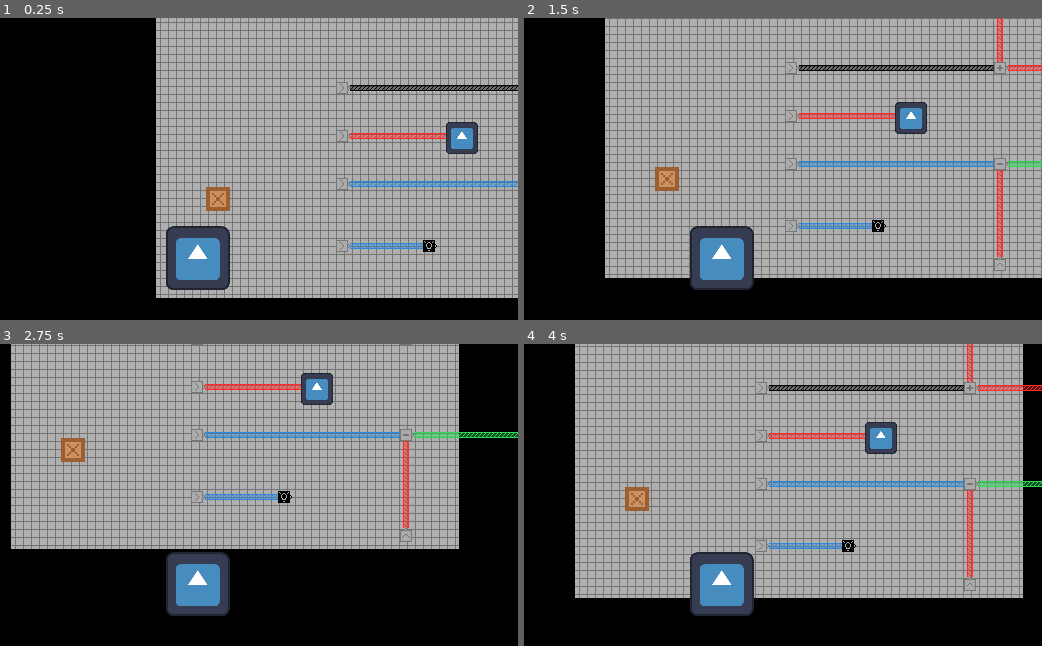
Above: before the commit, frames 1-4 (two rows, left to right).
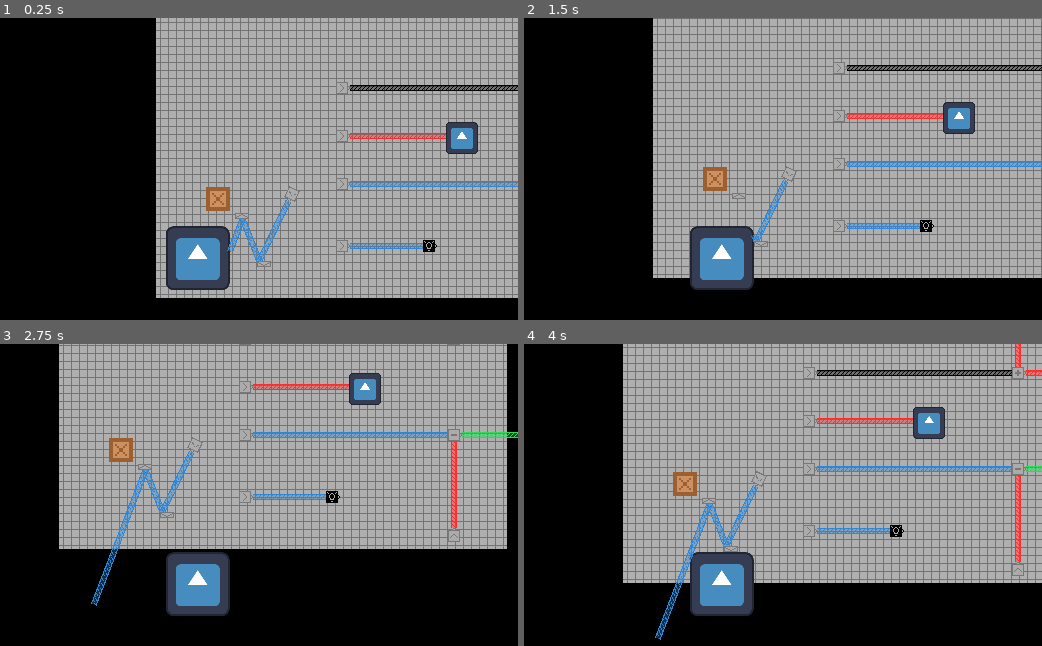
Above: after the commit, the same moments.

Repository: luminous-sky/Light-Puzzles
Game: Godot game, scene res://main/main.tscn
Same seed, same stepped clock (60 frames per second), same inputs: the game is played once before the commit and once after it. The engine's default icon, where the game draws it, is replaced by a stand-in: a white triangle on a blue panel in a dark square.
Inputs:
- Up to frame 1 (0.25 s): no input
- Up to frame 2 (1.5 s): tap Enter at 0.5 s; hold Right (right) 0.53-1.28 s; hold Down (down) from 1.28 s (still down)
- Up to frame 3 (2.75 s): release Down (down) at 2.03 s; hold Right (right) from 2.03 s (still down)
- Up to frame 4 (4 s): release Right (right) at 2.78 s; hold Up (up) 2.78-3.53 s; hold Left (left) from 3.53 s (still down)

The runs differ from the first frame. In frame 1, 0.6% of the frame differs, in the area x 43-58%, y 55-83%; in frame 2, 13%; in frame 3, 18%; in frame 4, 34%, in the area x 9-100%, y 0-99%.

Commit message:
Implement mirrors
Create a Reflector class which "reflects" off colliding lasers by
creating a new LaserPointer pointing to a reflected vector.

Diff:
--- a/src/laser/laser_pointer.gd
+++ b/src/laser/laser_pointer.gd
@@ -16,9 +16,16 @@
 ## For Gate subclasses, this is unused.
 var current_gate: Gate = null
 
+## The current reflector that this laser pointer hits.
+var current_reflector: Reflector = null
+
+
+## The original target position of the RayCast2D.
+@onready var original_target: Vector2 = $RayCast.target_position.normalized()
+
 
 func _ready() -> void:
-	var raycast_target: Vector2 = max_length * $RayCast.target_position.normalized()
+	var raycast_target: Vector2 = max_length * original_target
 	$RayCast.target_position = raycast_target
 
 	$LaserColor.color = color
@@ -27,6 +34,11 @@
 
 func _physics_process(_delta: float) -> void:
 	_update_length()
+
+
+## Updates the RayCast2D's length.
+func update_raycast_length(new_len: float) -> void:
+	$RayCast.target_position = new_len * original_target
 
 
 ## Updates the laser's length based to either max_length or to the RayCast2D's target.
@@ -48,12 +60,20 @@
 		length = offset.length()
 
 		var end_object: Object = $RayCast.get_collider()
-		if end_object is Gate:
+		if end_object is Reflector:
+			current_reflector = end_object
+			end_object.update_laser(
+				self, $RayCast.get_collision_point(), max_length - length
+			)
+		elif end_object is Gate:
 			current_gate = end_object
 			current_gate.add_laser(self)
 		elif current_gate and end_object != current_gate:
 			current_gate.remove_laser(self)
 			current_gate = null
+		elif current_reflector and end_object != current_reflector:
+			current_reflector.remove_laser(self)
+			current_reflector = null
 
 	$LaserColor.set_length(length)
 
--- a/src/main/main.tscn
+++ b/src/main/main.tscn
@@ -7,6 +7,7 @@
 [ext_resource type="PackedScene" uid="uid://cwhagnkmmim12" path="res://gates/add_gate.tscn" id="5_3wy1v"]
 [ext_resource type="PackedScene" uid="uid://clr3mdwjbe17g" path="res://gates/subtract_gate.tscn" id="6_kfbq2"]
 [ext_resource type="PackedScene" uid="uid://duyb41uue2v4v" path="res://objects/box.tscn" id="8_67ri8"]
+[ext_resource type="PackedScene" uid="uid://cg2t7kagpoyf7" path="res://objects/reflector.tscn" id="9_0i4oc"]
 [ext_resource type="PackedScene" uid="uid://ckpu047yggpet" path="res://detectors/light_detector.tscn" id="9_grrlh"]
 
 [sub_resource type="TileSetAtlasSource" id="TileSetAtlasSource_c651c"]
@@ -53,6 +54,12 @@
 position = Vector2(186, -52)
 color = 4
 
+[node name="LaserPointer7" parent="." unique_id=1434213511 instance=ExtResource("4_c651c")]
+position = Vector2(136, -104)
+rotation = 2.024538
+max_length = 256.0
+color = 4
+
 [node name="StaticBody2D" type="StaticBody2D" parent="." unique_id=149755564]
 position = Vector2(306, -160)
 
@@ -75,3 +82,10 @@
 [node name="LightDetector" parent="." unique_id=37932119 instance=ExtResource("9_grrlh")]
 position = Vector2(273, -52)
 expected_color = 1
+
+[node name="Reflector" parent="." unique_id=271614537 instance=ExtResource("9_0i4oc")]
+position = Vector2(108, -34)
+
+[node name="Reflector2" parent="." unique_id=515950385 instance=ExtResource("9_0i4oc")]
+position = Vector2(86, -82)
+rotation = -3.1415927
--- /dev/null
+++ b/src/objects/reflector.gd
@@ -0,0 +1,58 @@
+class_name Reflector
+extends RigidBody2D
+
+var lasers: Dictionary[LaserPointer, LaserPointer] = {}
+
+@onready var reflection: Node = $Reflection
+
+
+## Adjusts the reflected laser's position based on the initial collision point and normal.
+## Returns the raycast's collided object or null if there was no collision.
+func update_laser(laser: LaserPointer, col_pt: Vector2, new_len: float) -> Object:
+	var data: LaserPointer = null
+
+	if laser in lasers:
+		data = lasers[laser]
+	else:
+		data = reflection.duplicate()
+		data.visible = true
+		add_child(data)
+
+		lasers[laser] = data
+
+	var sprite: LaserColor = data.get_node("LaserColor")
+	var raycast: RayCast2D = data.get_node("RayCast")
+
+	# Verify that the nodes exist
+	assert(data != null)
+	assert(sprite != null)
+	assert(raycast != null)
+
+	data.global_position = col_pt
+
+	var reflection_vector: Vector2 = global_transform.y
+	var origin_offset: Vector2 = laser.global_position - self.global_position
+	var target_offset: Vector2 = origin_offset.reflect(reflection_vector)
+	var target_ray = data.global_position + target_offset
+
+	data.look_at(target_ray)
+	data.rotation += (PI / 2)
+
+	data.color = laser.color
+	sprite.color = laser.color
+	sprite.update_color()
+
+	data.max_length = new_len
+	data.update_raycast_length(new_len)
+	return raycast.get_collider()
+
+
+## Removes a laser from this mirror.
+func remove_laser(laser: LaserPointer) -> void:
+	if laser not in lasers:
+		return
+
+	var data: LaserPointer = lasers[laser]
+	data.queue_free()
+
+	lasers.erase(laser)
--- /dev/null
+++ b/src/objects/reflector.tscn
@@ -0,0 +1,33 @@
+[gd_scene format=3 uid="uid://cg2t7kagpoyf7"]
+
+[ext_resource type="Script" uid="uid://jsevskoss5vb" path="res://objects/reflector.gd" id="1_ifd86"]
+[ext_resource type="Texture2D" uid="uid://cjyl5iv0fwcu5" path="res://assets/reflector.png" id="2_7kfqs"]
+[ext_resource type="Script" uid="uid://xwupwhmn0lqn" path="res://laser/laser_pointer.gd" id="3_7kfqs"]
+[ext_resource type="PackedScene" uid="uid://c452n4sularn0" path="res://laser/laser_color.tscn" id="3_7rxh1"]
+
+[sub_resource type="RectangleShape2D" id="RectangleShape2D_agid5"]
+size = Vector2(14, 6)
+
+[node name="Reflector" type="RigidBody2D" unique_id=271614537]
+script = ExtResource("1_ifd86")
+metadata/_custom_type_script = "uid://xwupwhmn0lqn"
+
+[node name="Block" type="Sprite2D" parent="." unique_id=870472454]
+texture = ExtResource("2_7kfqs")
+
+[node name="CollisionShape2D" type="CollisionShape2D" parent="." unique_id=919120322]
+shape = SubResource("RectangleShape2D_agid5")
+
+[node name="Reflection" type="RigidBody2D" parent="." unique_id=1876686539]
+visible = false
+position = Vector2(0, -3)
+script = ExtResource("3_7kfqs")
+metadata/_custom_type_script = "uid://xwupwhmn0lqn"
+
+[node name="LaserColor" parent="Reflection" unique_id=736237227 instance=ExtResource("3_7rxh1")]
+rotation = -1.5707964
+scale = Vector2(0.99999994, 0.99999994)
+
+[node name="RayCast" type="RayCast2D" parent="Reflection" unique_id=207931447]
+scale = Vector2(0.99999994, 0.99999994)
+target_position = Vector2(0, -16)
Binary file added: src/assets/reflector.png
Not shown, added: src/assets/reflector.png.import
Not shown, added: src/objects/reflector.gd.uid
